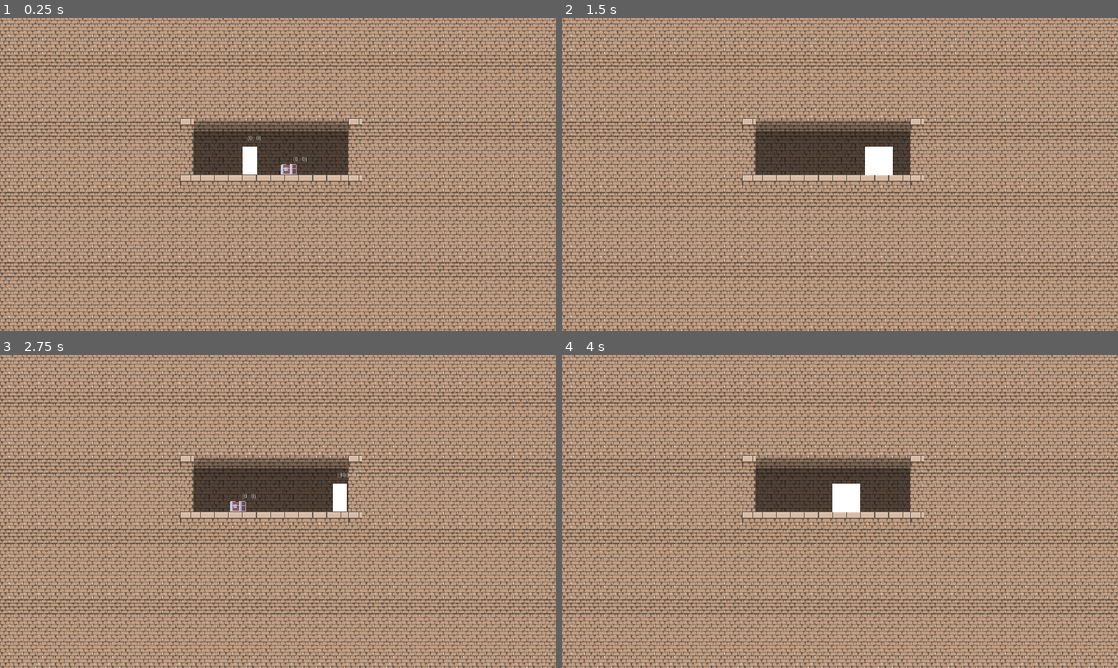
Above: before the commit, frames 1-4 (two rows, left to right).
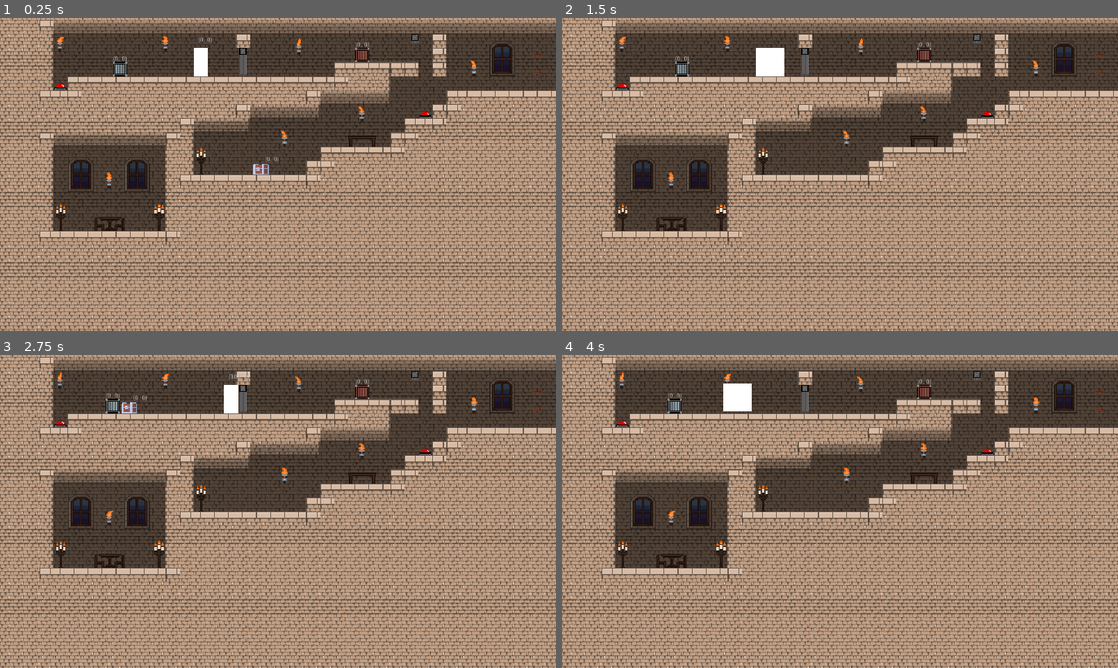
Above: after the commit, the same moments.

Repository: FireSquid6/Poltergeist-Heist
Game: Godot game, scene res://scenes/Level0.tscn
The game is run twice, just before and just after one commit, with the same random seed, the same clock (stepped at 60 frames per second) and the same inputs. Before the commit the project starts from res://scenes/level_template.tscn.
Inputs:
- Up to frame 1 (0.25 s): no input
- Up to frame 2 (1.5 s): tap Enter at 0.5 s; hold Right (plr_right) 0.53-1.28 s; tap X (plr_merge) at 0.6 s; tap Up (plr_jump) at 0.77 s; hold Left (plr_left) from 1.28 s (still down); tap Z (plr_switch) at 1.35 s
- Up to frame 3 (2.75 s): tap Up (plr_jump) at 1.52 s; release Left (plr_left) at 2.03 s; hold Right (plr_right) from 2.03 s (still down); tap X (plr_merge) at 2.1 s
- Up to frame 4 (4 s): tap Z (plr_switch) at 2.85 s; tap Up (plr_jump) at 3.02, 3.77 s; release Right (plr_right) at 3.53 s; hold Left (plr_left) from 3.53 s (still down); tap X (plr_merge) at 3.6 s

The runs differ from the first frame. In frame 1, 33% of the frame differs, in the area x 7-100%, y 0-100%; in frame 2, 33%; in frame 3, 33%; in frame 4, 33%.

Commit message:
fix movement bugs

Diff:
--- a/src/instances/level_entities/crate/crate.tscn
+++ b/src/instances/level_entities/crate/crate.tscn
@@ -14,7 +14,7 @@
 } ]
 
 [sub_resource type="RectangleShape2D" id=1]
-extents = Vector2( 15, 15.75 )
+extents = Vector2( 15, 15.875 )
 
 [node name="Crate" type="KinematicBody2D"]
 collision_layer = 4
@@ -26,7 +26,7 @@
 script = ExtResource( 2 )
 
 [node name="CollisionShape2D" type="CollisionShape2D" parent="."]
-position = Vector2( 16, -16 )
+position = Vector2( 16, -15.875 )
 shape = SubResource( 1 )
 
 [node name="RayCast2D" type="RayCast2D" parent="."]
--- a/src/instances/players/combined/combined.tscn
+++ b/src/instances/players/combined/combined.tscn
@@ -3,7 +3,7 @@
 [ext_resource path="res://instances/players/lanky/player.gd" type="Script" id=1]
 
 [sub_resource type="RectangleShape2D" id=1]
-extents = Vector2( 31, 31 )
+extents = Vector2( 31, 31.5 )
 
 [node name="Combined" type="KinematicBody2D"]
 position = Vector2( -32, -64 )
@@ -14,25 +14,25 @@
 jump_spd = 200
 
 [node name="FloorDetector" type="RayCast2D" parent="."]
-position = Vector2( 32, 64 )
+position = Vector2( 31, 64 )
 enabled = true
 cast_to = Vector2( 0, 1 )
 collision_mask = 7
 
 [node name="FloorDetector2" type="RayCast2D" parent="."]
-position = Vector2( -32, 64 )
+position = Vector2( -31, 64 )
 enabled = true
 cast_to = Vector2( 0, 1 )
 collision_mask = 7
 
 [node name="CollisionShape2D" type="CollisionShape2D" parent="."]
-position = Vector2( 0, 32 )
+position = Vector2( 0, 32.5 )
 shape = SubResource( 1 )
 
 [node name="Polygon2D" type="Polygon2D" parent="CollisionShape2D"]
 position = Vector2( -1, 15.6159 )
 scale = Vector2( 1.5, 1.984 )
-polygon = PoolVector2Array( -20.6667, -24, -20.6667, 8.25811, 22, 8.25811, 22, -24 )
+polygon = PoolVector2Array( -20.6667, -24, -20.6667, 8.0061, 22, 8.0061, 22, -24 )
 __meta__ = {
 "_edit_lock_": true
 }
--- a/src/instances/players/lanky/player.gd
+++ b/src/instances/players/lanky/player.gd
@@ -100,7 +100,7 @@
 var text = str(velocity)
 
 func push(vel):
-	velocity = move_and_slide(vel)
+	move_and_slide(vel)
 
 # called whenever the player jumps
 func on_jump():
--- a/src/project.godot
+++ b/src/project.godot
@@ -39,7 +39,7 @@
 [application]
 
 config/name="Godot Wild Jam #43"
-run/main_scene="res://scenes/level_template.tscn"
+run/main_scene="res://scenes/Level0.tscn"
 config/icon="res://icon.png"
 
 [audio]
--- a/src/scenes/Level0.tscn
+++ b/src/scenes/Level0.tscn
@@ -74,29 +74,30 @@
 
 [node name="Torch" parent="Decoration" index="9" instance=ExtResource( 9 )]
 position = Vector2( -384, 0 )
+frame = 1
 
 [node name="Torch2" parent="Decoration" index="10" instance=ExtResource( 9 )]
 position = Vector2( 16, -96 )
-frame = 2
+frame = 0
 
 [node name="Torch3" parent="Decoration" index="11" instance=ExtResource( 9 )]
 position = Vector2( 192, -152 )
-frame = 2
+frame = 0
 
 [node name="Torch4" parent="Decoration" index="12" instance=ExtResource( 9 )]
 position = Vector2( 448, -256 )
-frame = 2
+frame = 0
 
 [node name="Torch5" parent="Decoration" index="13" instance=ExtResource( 9 )]
 position = Vector2( 48, -304 )
-frame = 1
 
 [node name="Torch6" parent="Decoration" index="14" instance=ExtResource( 9 )]
 position = Vector2( -496, -312 )
-frame = 0
+frame = 2
 
 [node name="Torch7" parent="Decoration" index="15" instance=ExtResource( 9 )]
 position = Vector2( -256, -312 )
+frame = 1
 
 [node name="Bench" parent="Decoration" index="16" instance=ExtResource( 12 )]
 position = Vector2( 192, -80 )
--- a/src/scenes/test_level.tscn
+++ b/src/scenes/test_level.tscn
@@ -45,6 +45,7 @@
 
 [node name="Torch" parent="Decoration" index="3" instance=ExtResource( 6 )]
 position = Vector2( -200, -72 )
+frame = 1
 
 [node name="Lanky" parent="Controller" index="1"]
 position = Vector2( -80, -56 )
Not shown, added: src/export_presets.cfg
Not shown, added: exports/v0.0.1/index.apple-touch-icon.png
Not shown, added: exports/v0.0.1/index.audio.worklet.js
Not shown, added: exports/v0.0.1/index.html
Not shown, added: exports/v0.0.1/index.icon.png
Not shown, added: exports/v0.0.1/index.js
Not shown, added: exports/v0.0.1/index.pck
Not shown, added: exports/v0.0.1/index.png
Not shown, added: exports/v0.0.1/index.wasm
